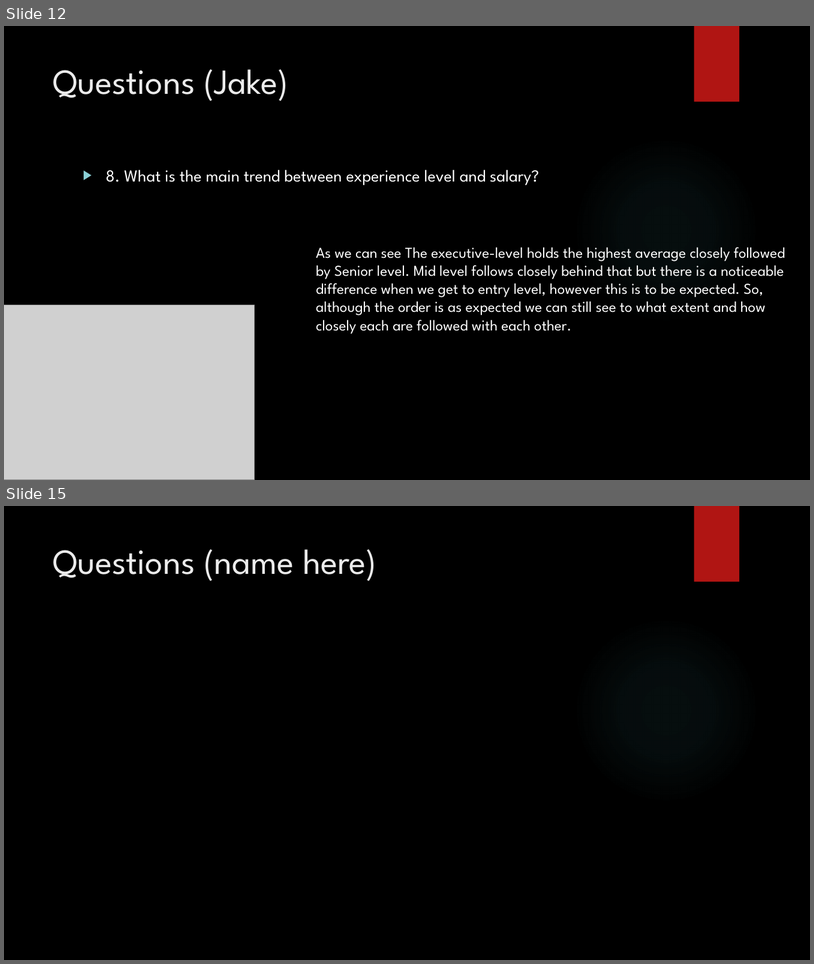
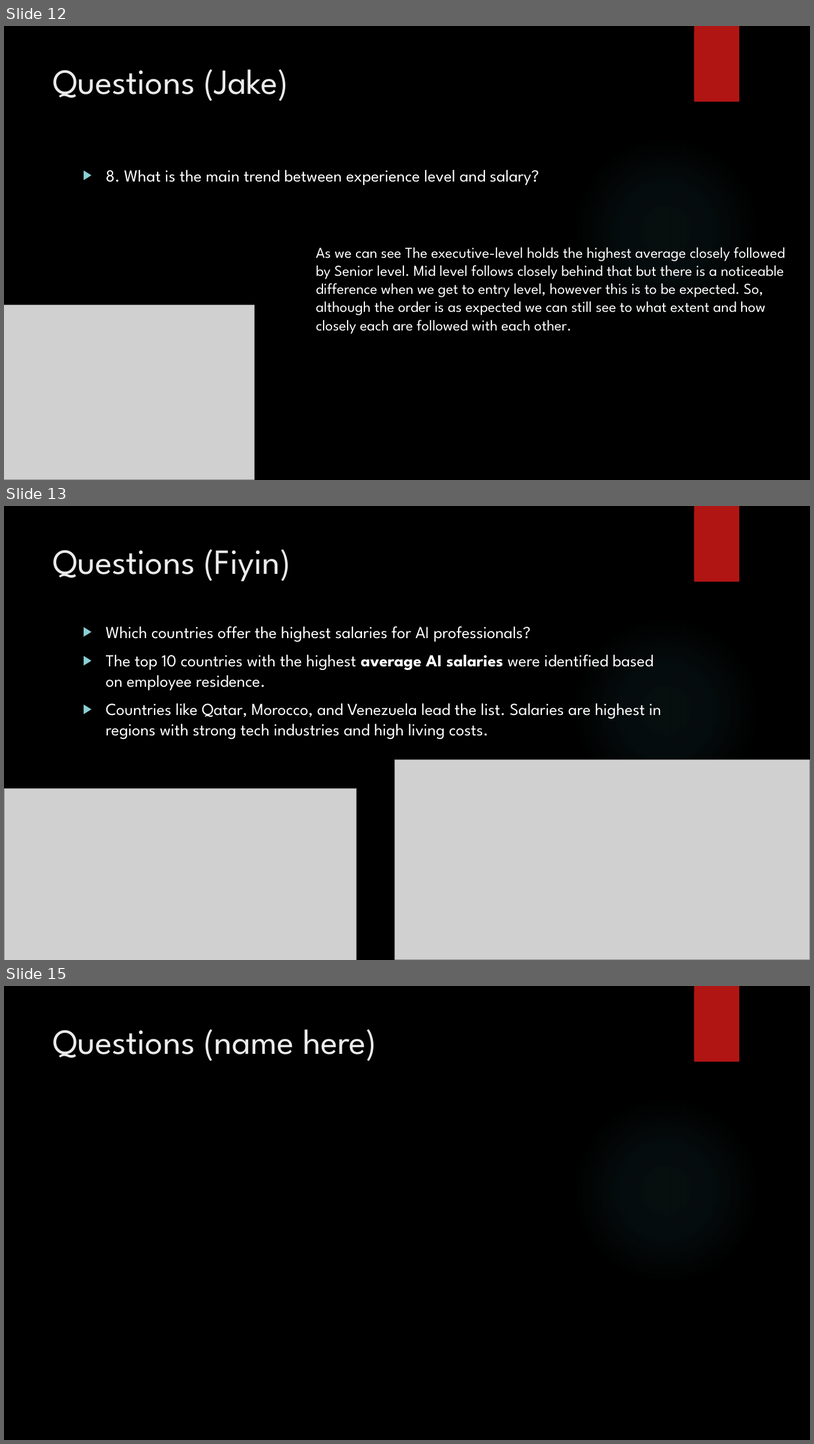
Before and after one commit to csmfduro/salaries, a slide deck: Computer Science Workshop Presentation.pptx. Shown one above the other, each under a label of ours: slides 12 and 15 before the commit, slides 12, 13 and 15 after it; the slides between them are not shown. The pictures are 814x964 and 814x1444 pixels, drawn with LibreOffice and Linux fonts; fonts in the diff are those of the drawing; grey boxes stand for pictures; background and template pictures are left out. Boxes give left, top, right and bottom in pixels: in the first picture for what was removed or moved away, otherwise in the second. Text is boxed around its words. In the diff, an @@ line names an element or a change of style, - is before the commit and + after.

Commit message:
Changed the chart from vertical to horizontal for question 2 and a few other changes

```diff
--- a/Computer Science Workshop Presentation.pptx
+++ b/Computer Science Workshop Presentation.pptx
@@ slide 13 added at (4,506,810,960), background picture (left out); not listed: 2 template elements that a slide beside it also shows @@
@@ title added at (53,549,291,582), 42 pt, text #EBEBEB @@
+Questions (Fiyin)
@@ text added at (106,626,662,739), 20 pt, text #FFFFFF @@
+▶ Which countries offer the highest salaries for AI professionals?
+▶ The top 10 countries with the highest average AI salaries were identified based on employee residence.
+▶ Countries like Qatar, Morocco, and Venezuela lead the list. Salaries are highest in regions with strong tech industries and high living costs.
@@ picture added at (395,759,810,960) @@
@@ picture added at (4,789,356,960) @@
```
Also in this commit, not shown: 1 other slide added, 2 slides removed, 3 other files.
